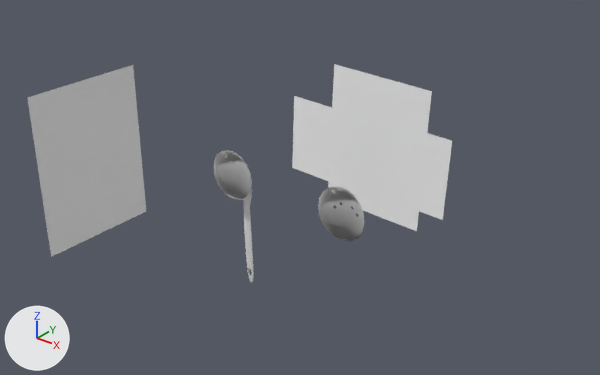
A saved change to the OBJ model model/873455.obj.
One viewpoint serves both versions: a camera (50 mm lens) standing at (568.0, -613.0, 543.0) and looking at (18.0, 75.0, 116.0). The axes (+X, +Y, +Z) are drawn at lower left. The lights are the same throughout. Where no turn or scale is listed for an object, it has been applied to the vertices.

The older version as bpy lines, for what is in view:
```python
me_cylinder005 = bpy.data.meshes.new('Cylinder005')
me_cylinder005.from_pydata(...)  # 318 vertices, 304 faces; spans x -12.7..13.2, y -2.3..6.1, z 12.2..141.3
me_cylinder005.materials.append(mat_material__29)  # white #e7e7e7
me_plane001 = bpy.data.meshes.new('Plane001')
me_plane001.from_pydata([(-70.0, 259.0, 204.0), (-78.0, 259.0, 3.0), (73.0, 259.0, -3.0), (81.0, 259.0, 199.0)], [], [(0, 1, 2, 3)])
me_plane001.materials.append(mat_material__27)  # white #e7e7e7
me_plane003 = bpy.data.meshes.new('Plane003')
me_plane003.from_pydata([(-34.3, 128.9, 203.6), (-37.7, 128.9, 106.8), (33.5, 128.9, 104.2), (36.9, 128.9, 201.0)], [], [(0, 1, 2, 3)])
me_plane003.materials.append(mat_material__29)  # white #e7e7e7
ob_cylinder005 = bpy.data.objects.new('Cylinder005', me_cylinder005)
ob_cylinder005.location = (0.0, 0.0, 0.0)
ob_plane001 = bpy.data.objects.new('Plane001', me_plane001)
ob_plane001.location = (0.0, 0.0, 0.0)
ob_plane003 = bpy.data.objects.new('Plane003', me_plane003)
ob_plane003.location = (0.0, 0.0, 0.0)
# also in view: 'Plane002' at (-273.0, 1.0, 97.0); 'Cylinder006' at (145.0, -15.0, 162.0); 'Plane004' at (145.0, 129.0, 154.0); 'Cylinder004' at (0.0, -15.0, 162.0)
```
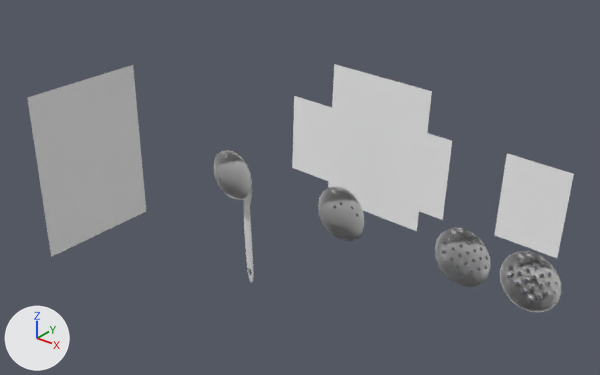
What changed in the scene script:
```text
Add me_plane005:
    me_plane005.from_pydata([(245.4, 128.9, 203.6), (242.0, 128.9, 106.8), (313.2, 128.9, 104.2), (316.6, 128.9, 201.0)], [], [(0, 1, 2, 3)])
    me_plane005.materials.append(mat_material__29)  # white #e7e7e7
Add me_cylinder009:
    me_cylinder009.from_pydata(...)  # 722 vertices, 644 faces; spans x 316.7..372.2, y -21.1..-10.1, z 133.6..190.1
    me_cylinder009.materials.append(mat_wire_028089177)  # white #e7e7e7
Add me_cylinder008:
    me_cylinder008.from_pydata(...)  # 574 vertices, 496 faces; spans x 316.4..372.4, y -20.6..-9.5, z 133.4..190.3
    me_cylinder008.materials.append(mat_wire_028089177)  # white #e7e7e7
Add me_cylinder007:
    me_cylinder007.from_pydata(...)  # 314 vertices, 236 faces; spans x 251.5..307.5, y -20.3..-9.5, z 133.4..190.3
    me_cylinder007.materials.append(mat_wire_028089177)  # white #e7e7e7
Add ob_plane005:
    ob_plane005 = bpy.data.objects.new('Plane005', me_plane005)
    ob_plane005.location = (0.0, 0.0, 0.0)
Add ob_cylinder009:
    ob_cylinder009 = bpy.data.objects.new('Cylinder009', me_cylinder009)
    ob_cylinder009.location = (0.0, 0.0, 0.0)
Add ob_cylinder008:
    ob_cylinder008 = bpy.data.objects.new('Cylinder008', me_cylinder008)
    ob_cylinder008.location = (0.0, 0.0, 0.0)
Add ob_cylinder007:
    ob_cylinder007 = bpy.data.objects.new('Cylinder007', me_cylinder007)
    ob_cylinder007.location = (0.0, 0.0, 0.0)
```

Changed parts and their boxes (x1, y1, x2, y2) in the pictures (600 x 375 px):
'Plane005', added
    after: (494, 153, 574, 258)
'Cylinder009', added
    after: (500, 251, 561, 312)
'Cylinder007', added
    after: (435, 228, 491, 287)
'Cylinder008', added
    after: (501, 251, 562, 310)
